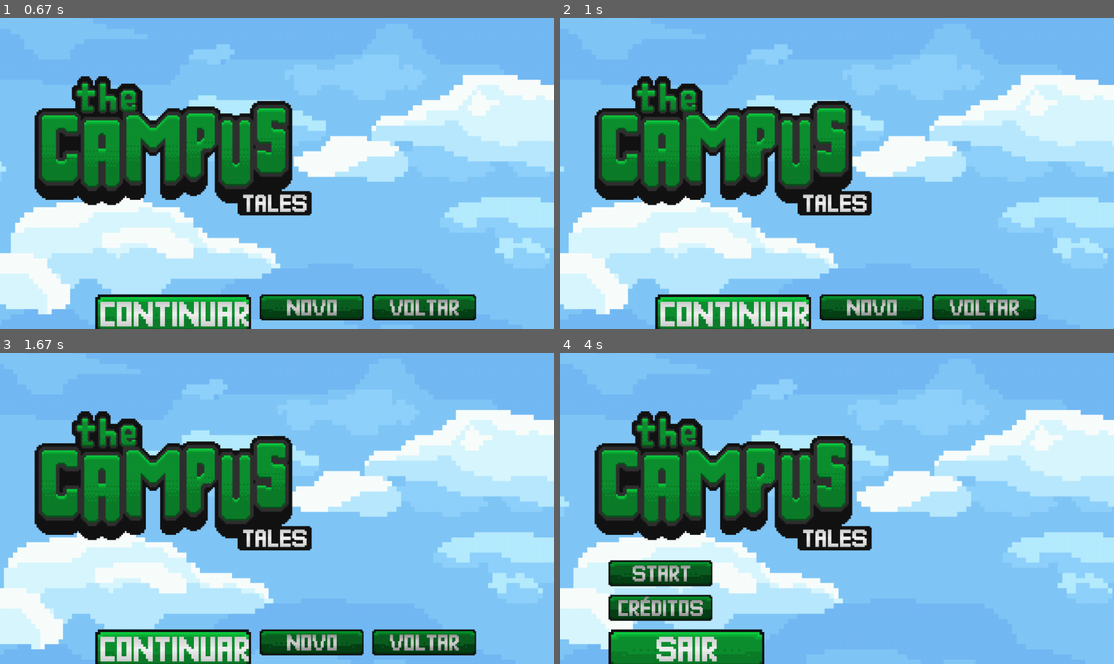
Above: before the commit, frames 1-4 (two rows, left to right).
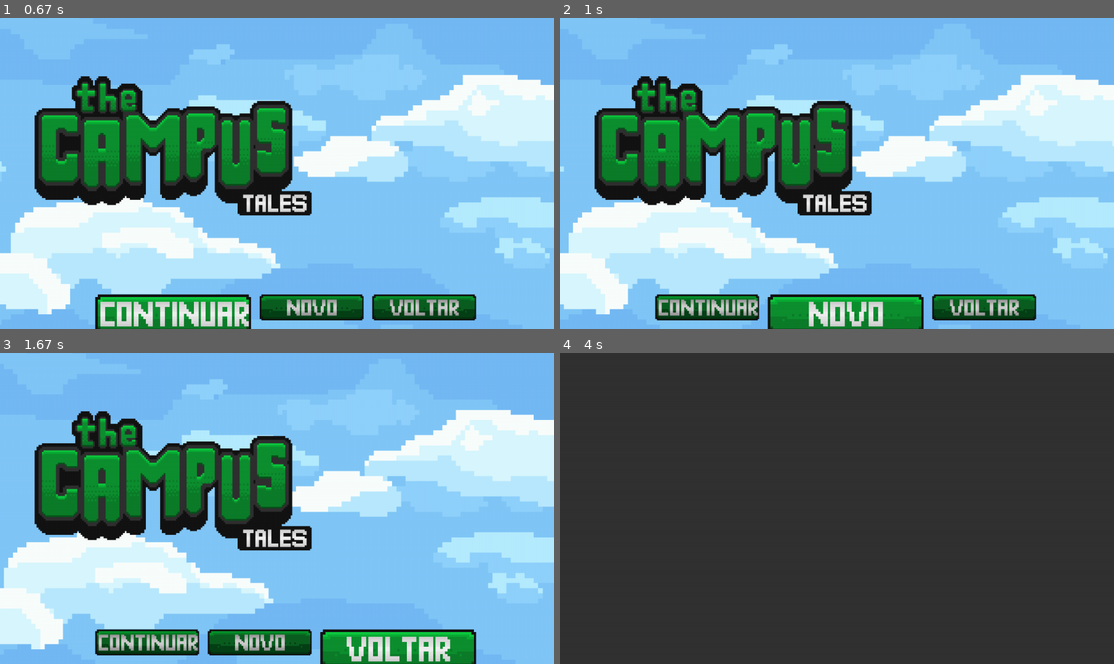
Above: after the commit, the same moments.

Repository: cadonadavi/MostraIFFAR25
Game: pygame game, started from codigos/main.py
Same seed, same stepped clock (60 frames per second), same inputs: the game is played once before the commit and once after it.
Inputs:
- Up to frame 1 (0.67 s): tap Enter at 0.33 s
- Up to frame 2 (1 s): hold W from 0.67 s (still down); hold Right from 0.67 s (still down)
- Up to frame 3 (1.67 s): release W at 1.13 s; release Right at 1.13 s; hold Right 1.17-1.63 s
- Up to frame 4 (4 s): tap A at 2 s; hold Right 2.4-2.87 s; hold Left 2.9-3.43 s; hold Down 3.47-3.77 s; tap Enter at 3.8 s

Frame 1 is identical in both runs. In frame 2, 4.8% of the frame differs, in the area x 17-66%, y 88-100%; in frame 3, 6.5%; in frame 4, 96%, in the area x 0-100%, y 0-100%.

Commit message:
setinhas

Diff:
--- a/codigos/start_menu.py
+++ b/codigos/start_menu.py
@@ -60,16 +60,16 @@
                 sys.exit()
 
             elif evento.type == pygame.KEYDOWN:
-                if evento.key == pygame.K_w:
+                if evento.key == pygame.K_w or evento.key == pygame.K_UP:
                     indicevertical = (indicevertical - 1) % (len(botoes_menu) if estado_menu == "menu" else len(botoes_saving))
 
-                elif evento.key == pygame.K_s:
+                elif evento.key == pygame.K_s or evento.key == pygame.K_DOWN:
                     indicevertical = (indicevertical + 1) % (len(botoes_menu) if estado_menu == "menu" else len(botoes_saving))
 
-                elif evento.key == pygame.K_a:
+                elif evento.key == pygame.K_a  or evento.key == pygame.K_LEFT:
                     indicehorizontal = (indicehorizontal - 1) % (len(botoes_menu) if estado_menu == "menu" else len(botoes_saving))
 
-                elif evento.key == pygame.K_d:
+                elif evento.key == pygame.K_d or evento.key == pygame.K_RIGHT:
                     indicehorizontal = (indicehorizontal + 1) % (len(botoes_menu) if estado_menu == "menu" else len(botoes_saving))
 
                 elif evento.key == pygame.K_ESCAPE:
